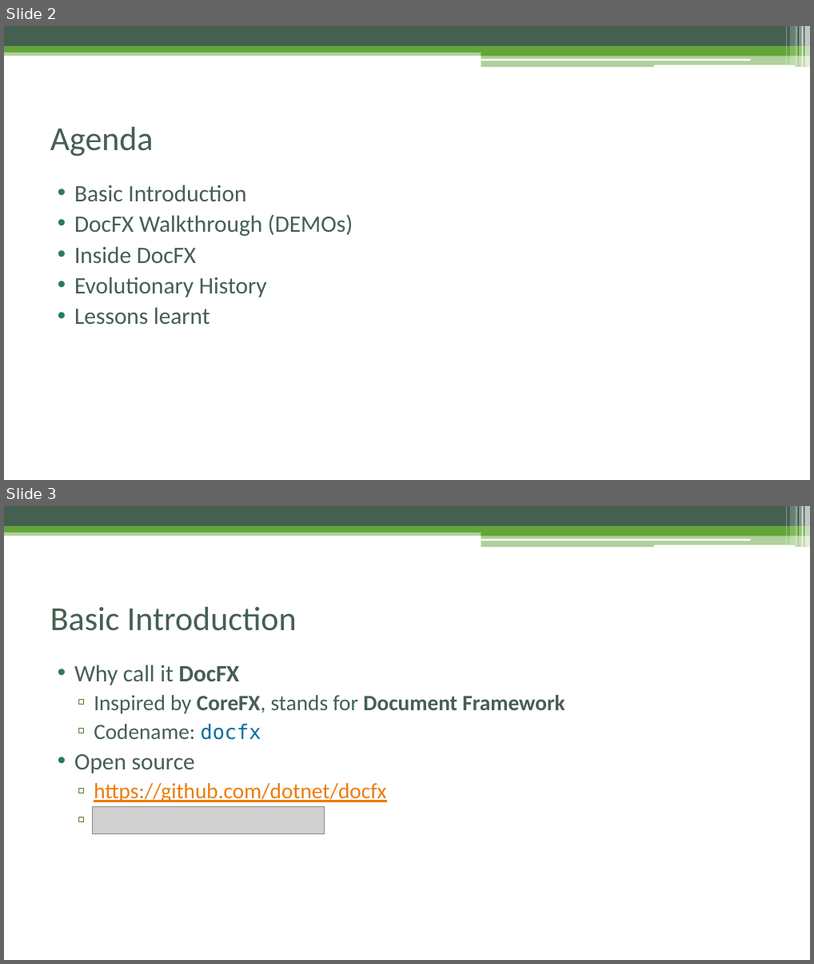
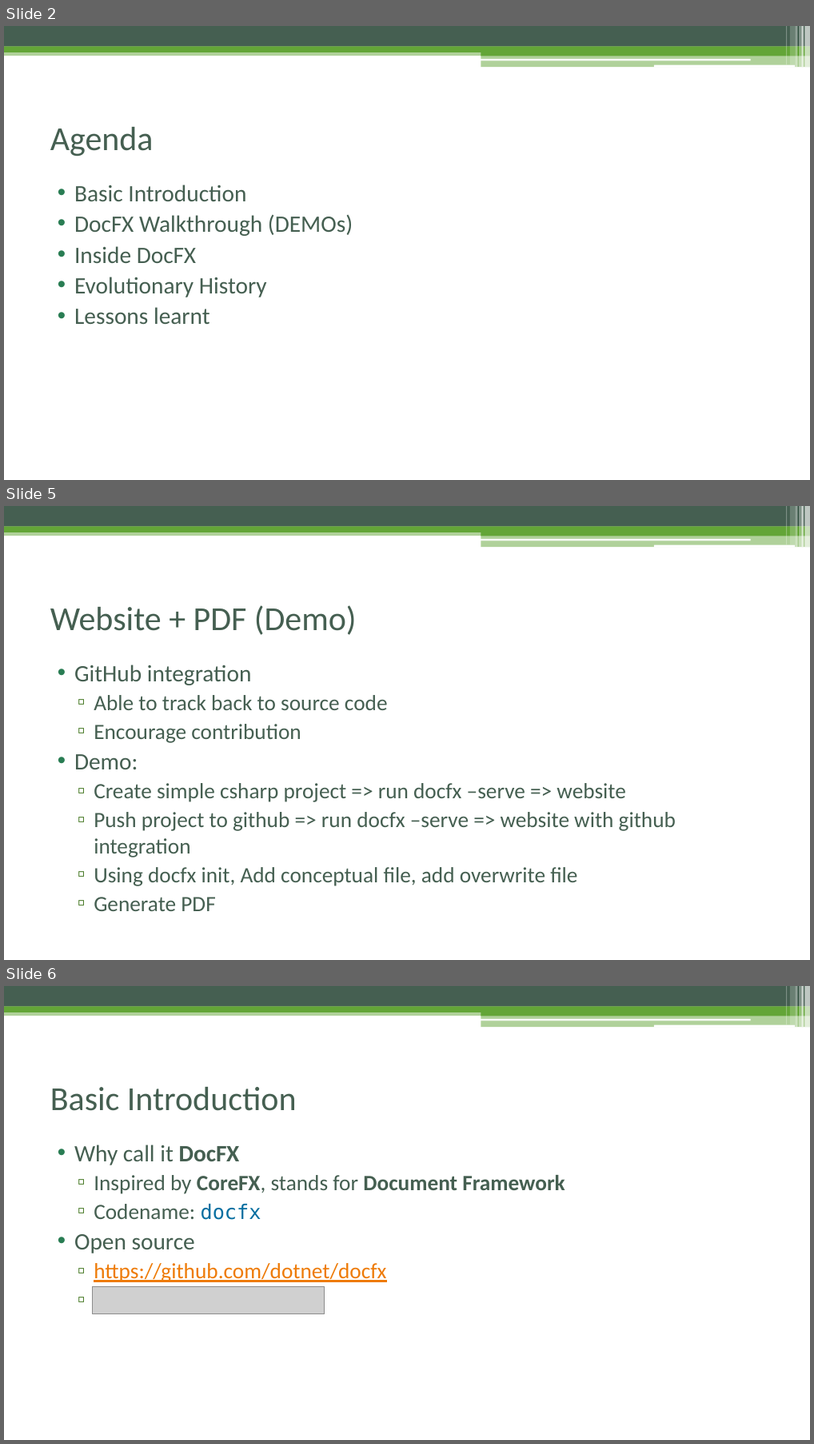
Before and after one commit to vicancy/vicancy.github.io, a slide deck: slides/Introduction to DocFX.pptx. Shown one above the other, each under a label of ours: slides 2 and 3 before the commit, slides 2, 5 and 6 after it; the slides between them are not shown. The pictures are 814x964 and 814x1444 pixels, drawn with LibreOffice and Linux fonts; fonts in the diff are those of the drawing; grey boxes stand for pictures. Boxes give left, top, right and bottom in pixels: in the first picture for what was removed or moved away, otherwise in the second. Text is boxed around its words. In the diff, an @@ line names an element or a change of style, - is before the commit and + after.

```diff
--- a/slides/Introduction to DocFX.pptx
+++ b/slides/Introduction to DocFX.pptx
@@ slide 5 added at bbox=[4, 506, 810, 960], background #FFFFFF; not listed: 13 template elements that a slide beside it also shows @@
@@ title added at bbox=[50, 605, 357, 635], 40 pt, text #455F51 @@
+Website + PDF (Demo)
@@ text added at bbox=[74, 664, 676, 911], 26 pt, text #455F51 @@
+• GitHub integration
+  ▫ Able to track back to source code
+  ▫ Encourage contribution
+• Demo:
+  ▫ Create simple csharp project => run docfx –serve => website
+  ▫ Push project to github => run docfx –serve => website with github integration
+  ▫ Using docfx init, Add conceptual file, add overwrite file
+  ▫ Generate PDF
@@ what was slide 3 is now slide 6 @@
```
Also in this commit, not shown: 2 slides changed, 10 other slides added.
